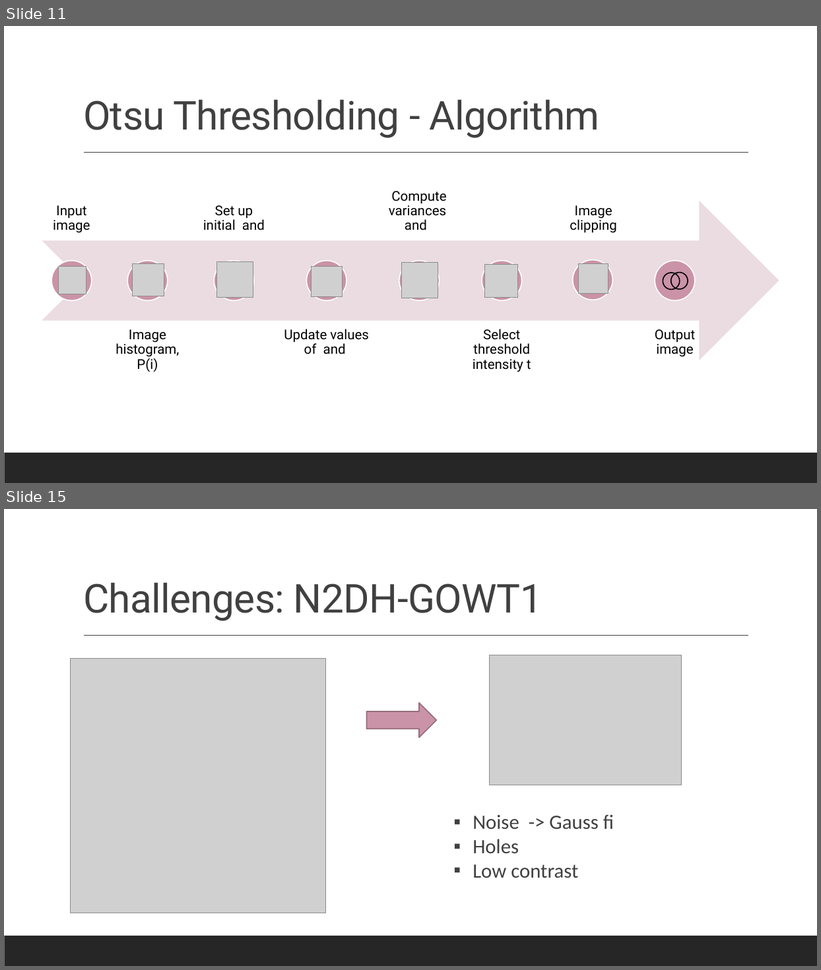
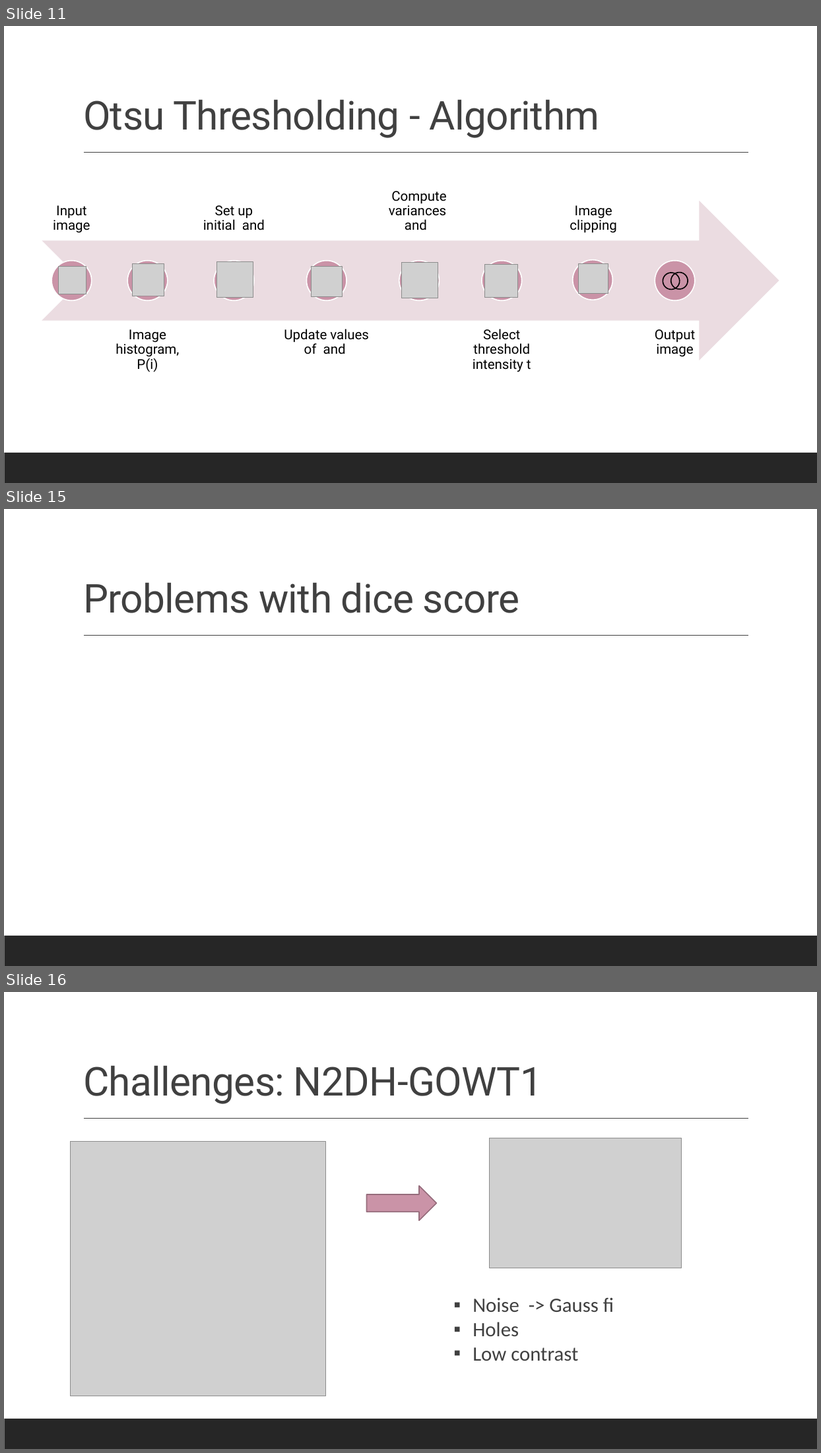
Before and after one commit to datascience-mobi-2022/2022-topic-01-team-04, a slide deck: presentation/layout(2).pptx. Shown one above the other, each under a label of ours: slides 11 and 15 before the commit, slides 11, 15 and 16 after it; the slides between them are not shown. The pictures are 821x970 and 821x1453 pixels, drawn with LibreOffice and Linux fonts; fonts in the diff are those of the drawing; grey boxes stand for pictures. Boxes give left, top, right and bottom in pixels: in the first picture for what was removed or moved away, otherwise in the second. Text is boxed around its words. In the diff, an @@ line names an element or a change of style, - is before the commit and + after.

```diff
--- a/presentation/layout(2).pptx
+++ b/presentation/layout(2).pptx
@@ slide 15 added at (4, 509, 817, 966), background #FFFFFF; not listed: 2 template elements that a slide beside it also shows @@
@@ title added at (83, 582, 519, 613), 47 pt, text #404040 @@
+Problems with dice score
@@ what was slide 15 is now slide 16 @@
```
Also in this commit, not shown: 1 slide changed, 2 other slides added, 2 slides removed.
